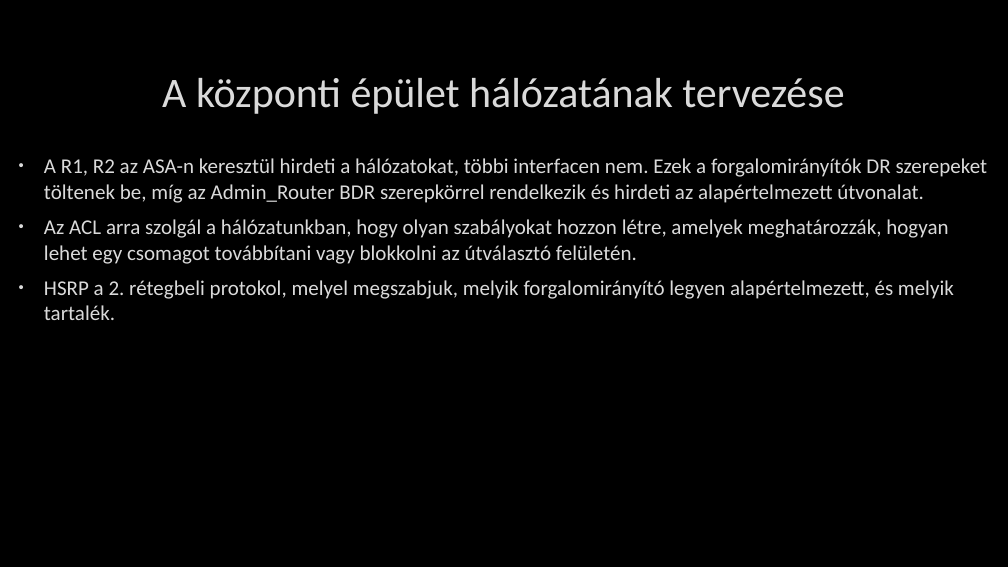
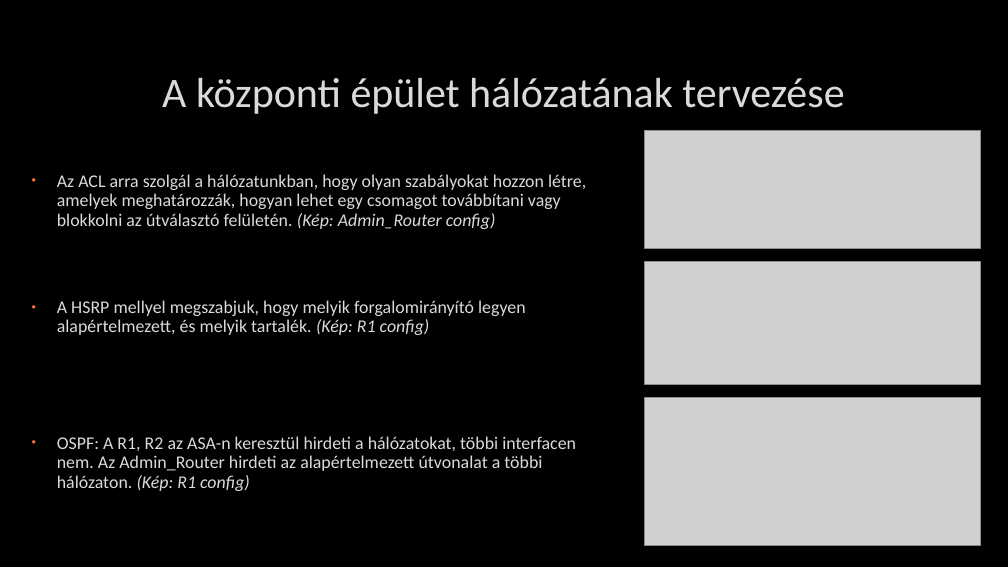
Before and after one commit to lacikartik88/IKT-projektmunka-II, a slide deck: slide 5 of Védéshez.pptx. Drawn at 1008x567 pixels with LibreOffice and Linux fonts; fonts in the diff are those of the drawing; grey boxes stand for pictures; background and template pictures are left out. Boxes give left, top, right and bottom in pixels: in the first picture for what was removed or moved away, otherwise in the second. Text is boxed around its words. In the diff, an @@ line names an element or a change of style, - is before the commit and + after.

Commit message:
last update

```diff
--- a/Védéshez.pptx
+++ b/Védéshez.pptx
@@ text "Az ACL arra szolgál a ..." at (57, 174, 586, 491): vertical alignment top to middle @@
@@ picture added at (645, 131, 982, 249) @@
@@ text at (57, 174, 586, 491): text changed; size 20 to 17 pt @@
-• A R1, R2 az ASA-n keresztül hirdeti a hálózatokat, többi interfacen nem. Ezek a forgalomirányítók DR szerepeket töltenek be, míg az Admin_Router BDR szerepkörrel rendelkezik és hirdeti az alapértelmezett útvonalat.
-• Az ACL arra szolgál a hálózatunkban, hogy olyan szabályokat hozzon létre, amelyek meghatározzák, hogyan lehet egy csomagot továbbítani vagy blokkolni az útválasztó felületén.
-• HSRP a 2. rétegbeli protokol, melyel megszabjuk, melyik forgalomirányító legyen alapértelmezett, és melyik tartalék.
+• Az ACL arra szolgál a hálózatunkban, hogy olyan szabályokat hozzon létre, amelyek meghatározzák, hogyan lehet egy csomagot továbbítani vagy blokkolni az útválasztó felületén. (Kép: Admin_Router config)
+• A HSRP mellyel megszabjuk, hogy melyik forgalomirányító legyen alapértelmezett, és melyik tartalék. (Kép: R1 config)
+• OSPF: A R1, R2 az ASA-n keresztül hirdeti a hálózatokat, többi interfacen nem. Az Admin_Router hirdeti az alapértelmezett útvonalat a többi hálózaton. (Kép: R1 config)
@@ picture added at (645, 261, 982, 385) @@
@@ picture added at (645, 397, 982, 545) @@
```
Also in this commit, not shown: 6 other slides changed, 3 slides added.
